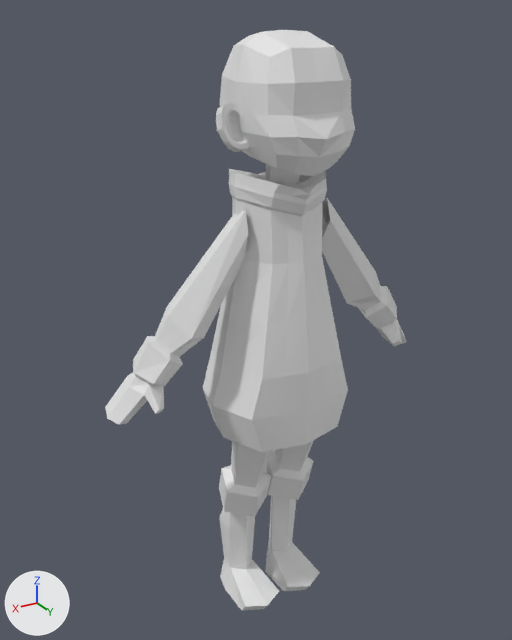
The Blender file modelsBlender/Character.blend as it was, and as the next commit left it.
Both versions are drawn from a camera (50 mm lens) standing at (2.5, 3.97, 4.43) and looking at (0.1, -0.03, 2.43). Every picture has the same lights, and +X, +Y and +Z are marked at lower left. The first picture is the older version.

Names of what the first picture shows: 'Cube', 'Cube.001', 'Cube.002', 'Cylindre', 'Cylindre.001', 'Cylindre.002'.
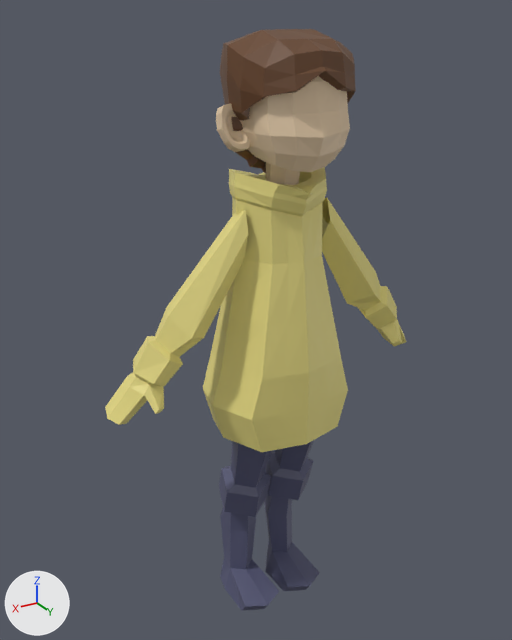
Where the change shows, as pixel boxes (x1, y1, x2, y2) in the pictures (512 x 640 px):
'Cube', recoloured (white to yellow): (203, 169, 348, 452) in both
'Cube.001', recoloured, reshaped (white to beige): before (220, 30, 355, 176); after (243, 76, 350, 172)
'Cylindre.001', recoloured (white to yellow): (105, 198, 406, 425) in both
'Cylindre', recoloured (white to dark blue): (219, 440, 320, 611) in both
'Cube.003', added (brown): after (220, 29, 356, 173)
'Cube.002', recoloured (white to beige): (216, 103, 249, 152) in both
'Cylindre.002', recoloured (white to beige): (266, 164, 300, 185) in both

Patch to the scene script:
```diff
--- a/modelsBlender/Character.blend.py
+++ b/modelsBlender/Character.blend.py
@@ mat_material @@
 mat_material = principled_material('Material')
-mat_material.base_color = (0.8, 0.8, 0.8)  # white #e7e7e7
+mat_material.base_color = (0.801, 0.707, 0.23)  # yellow #e7db84
@@ mat_peau @@
+mat_peau = principled_material('Peau')
+mat_peau.base_color = (0.8, 0.613, 0.405)  # beige #e7cdab
@@ mat_matériau_001 @@
+mat_matériau_001 = principled_material('Matériau.001')
+mat_matériau_001.base_color = (0.0874, 0.0908, 0.17)  # dark blue #535573
@@ mat_matériau_002 @@
+mat_matériau_002 = principled_material('Matériau.002')
+mat_matériau_002.base_color = (0.135, 0.0552, 0.019)  # brown #674226
@@ me_cylindre_002 @@
 # used by ob_cylindre; location = (0.204, 0.163, 1.559); scale = (0.169, 0.169, 0.169)
-me_cylindre_002.from_pydata(...)  # 56 vertices, 51 faces; spans x -1.17..1.17, y -2.39..1.11, z -9.13..1.15
+me_cylindre_002.from_pydata(...)  # 56 vertices, 51 faces; spans x -1.17..1.17, y -2.7..1.11, z -9.13..1.15
+# edits to the shape of me_cylindre_002 do not show in these pictures
+me_cylindre_002.materials.append(mat_matériau_001)  # dark blue #535573
@@ me_cylindre_003 @@
 # used by ob_cylindre_001; location = (0.279, 0.184, 3.165); rotation_euler = (0.0, -0.67, 0.0), in degrees (0, -38, 0); scale = (0.169, 0.169, 0.169)
-me_cylindre_003.from_pydata(...)  # 49 vertices, 44 faces; spans x -1.09..0.92, y -1.61..0.6, z -8.95..0.56
+me_cylindre_003.from_pydata(...)  # 49 vertices, 45 faces; spans x -1.09..0.92, y -1.61..0.6, z -8.95..0.56
+# me_cylindre_003 part 1: 44 faces spanning x -1.09..0.92, y -1.61..0.6, z -8.95..0.56 switch from no material to mat_material (yellow #e7db84)
+# edits to the shape of me_cylindre_003 do not show in these pictures
@@ me_cube_001 @@
 # used by ob_cube_001; location = (0.001, 0.143, 3.883); scale = (0.366, 0.366, 0.366)
-me_cube_001.from_pydata(...)  # 66 vertices, 56 faces; spans x 0.0..0.93, y -0.95..1.24, z -0.95..1.28
+me_cube_001.from_pydata(...)  # 66 vertices, 56 faces; spans x 0.0..0.89, y -0.92..1.16, z -0.92..1.25
+# me_cube_001 part 2: 66 of 66 vertices moved; they spanned x 0.0..0.93, y -0.95..1.24, z -0.95..1.28 and now span x 0.0..0.89, y -0.92..1.16, z -0.92..1.25; mean shift (-0.04, 0.02, 0.0)
+me_cube_001.materials.append(mat_peau)  # beige #e7cdab
@@ me_cylindre_004 @@
 me_cylindre_004.from_pydata(...)  # 21 vertices, 14 faces; spans x -1.92..1.95, y -1.52..2.25, z -1.0..1.45
+me_cylindre_004.materials.append(mat_peau)  # beige #e7cdab
@@ me_cube_002 @@
 me_cube_002.from_pydata(...)  # 76 vertices, 74 faces; spans x -1.43..0.35, y -0.66..0.41, z -0.81..1.79
+me_cube_002.materials.append(mat_peau)  # beige #e7cdab
@@ me_cube_003 @@
+me_cube_003.from_pydata(...)  # 59 vertices, 44 faces; spans x 0.0..1.13, y -1.22..1.14, z -1.09..1.29
+me_cube_003.materials.append(mat_matériau_002)  # brown #674226
@@ ob_cube_003 @@
+ob_cube_003 = bpy.data.objects.new('Cube.003', me_cube_003)
+ob_cube_003.location = (0.001, 0.143, 3.883)
+ob_cube_003.scale = (0.366, 0.366, 0.366)
+_m = ob_cube_003.modifiers.new('Miroir', 'MIRROR')
+_m.use_clip = True
+_m = ob_cube_003.modifiers.new('Solidifier', 'SOLIDIFY')
+_m.thickness = 0.2
```
